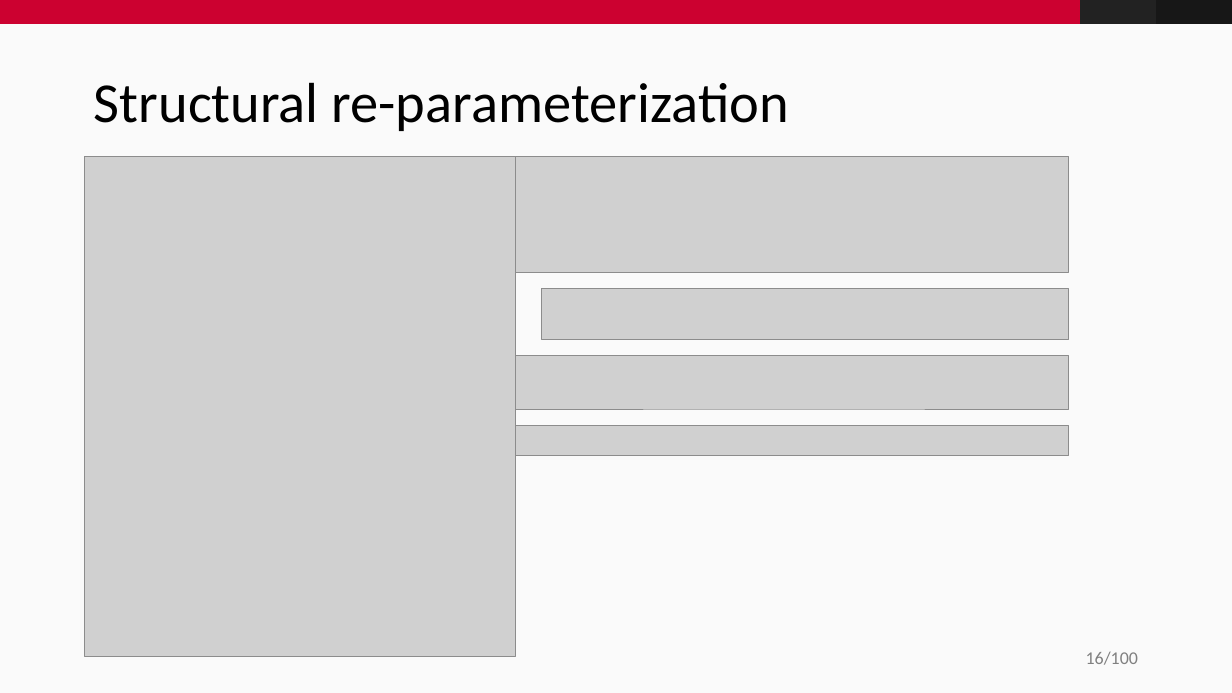
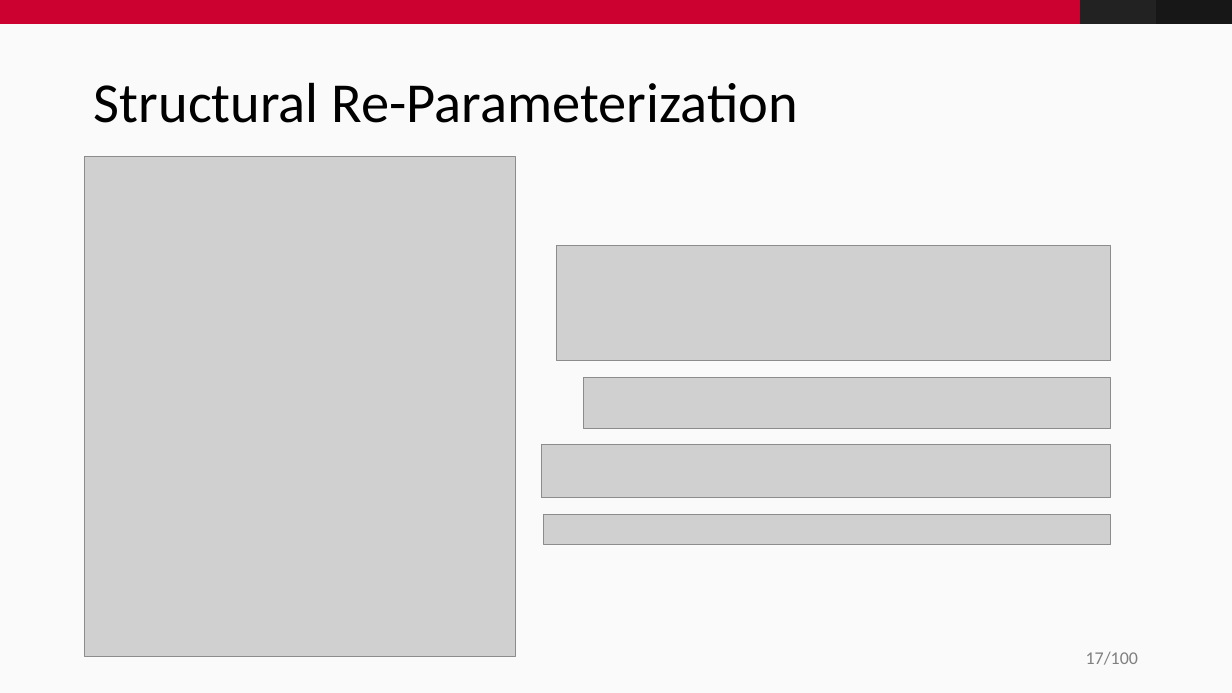
Before and after one commit to fidsusj/CVDL-Seminar, a slide deck: slide 17 of presentation/presentation.pptx (slide 16 before the commit). Drawn at 1232x693 pixels with LibreOffice and Linux fonts; fonts in the diff are those of the drawing; grey boxes stand for pictures; background and template pictures are left out. Boxes give left, top, right and bottom in pixels: in the first picture for what was removed or moved away, otherwise in the second. Text is boxed around its words. In the diff, an @@ line names an element or a change of style, - is before the commit and + after.

```diff
--- a/presentation/presentation.pptx
+++ b/presentation/presentation.pptx
@@ title at (94, 82, 798, 123): text changed @@
-Structural re-parameterization
+Structural Re-Parameterization
@@ 4 pictures: place and size @@
-4 pictures at (500, 156, 1069, 457)
+4 pictures at (542, 245, 1111, 545)
@@ page number at (1086, 652, 1138, 665): text changed @@
-16/100
+17/100
```
Also in this commit, not shown: 4 other slides changed, 3 slides added, 2 slides removed.
